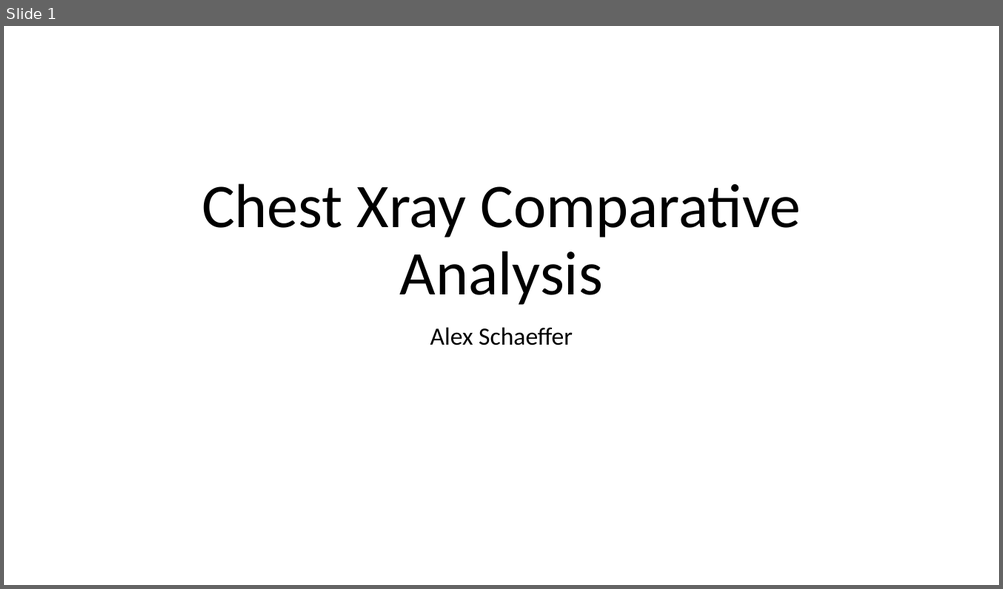
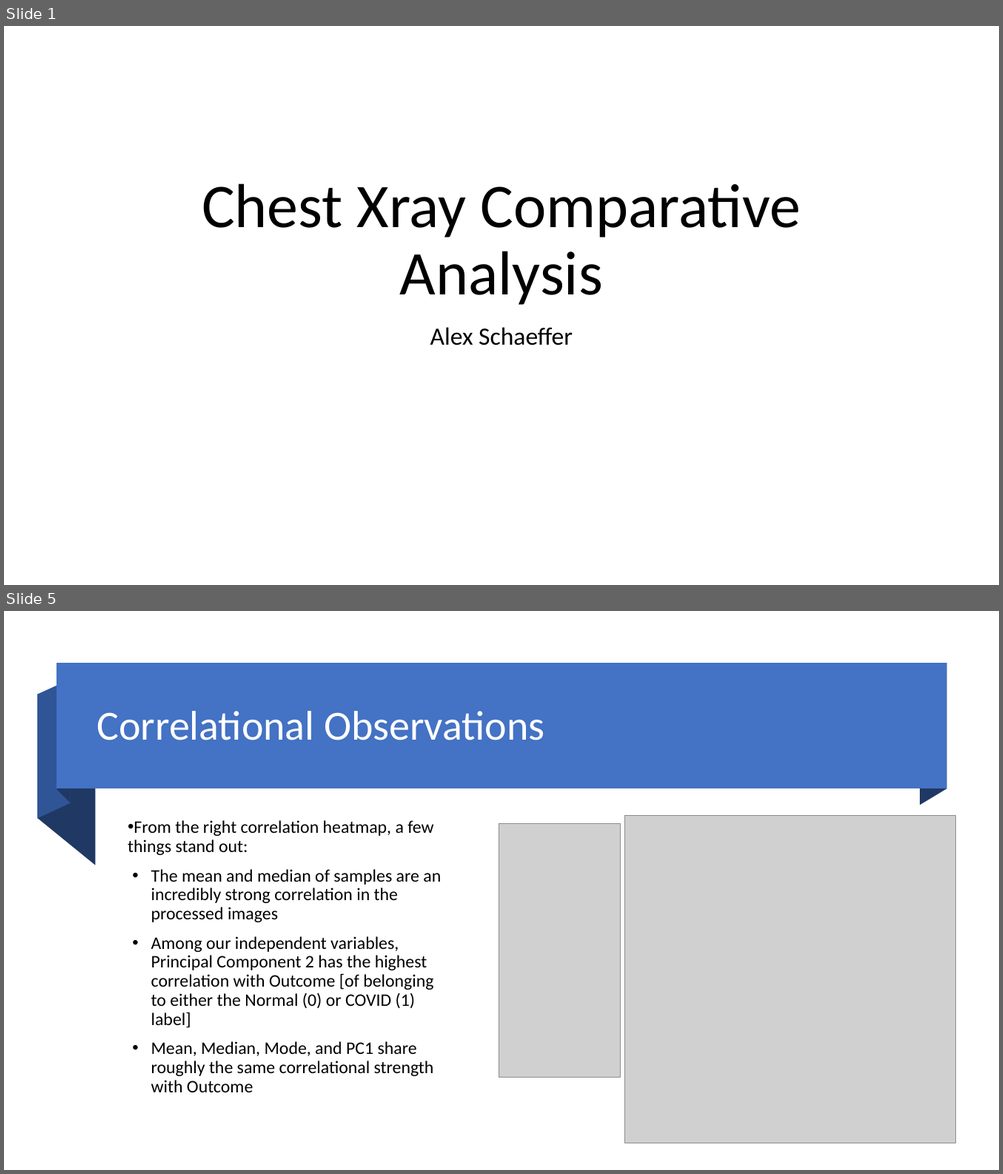
Before and after one commit to AlexSchaefferEdu/GP3, a slide deck: Presentation_Schaeffer.pptx. Shown one above the other, each under a label of ours: slide 1 before the commit, slides 1 and 5 after it; the slides between them are not shown. The pictures are 1003x589 and 1003x1174 pixels, drawn with LibreOffice and Linux fonts; fonts in the diff are those of the drawing; grey boxes stand for pictures. Boxes give left, top, right and bottom in pixels: in the first picture for what was removed or moved away, otherwise in the second. Text is boxed around its words. In the diff, an @@ line names an element or a change of style, - is before the commit and + after.

```diff
--- a/Presentation_Schaeffer.pptx
+++ b/Presentation_Schaeffer.pptx
@@ slide 5 added at [4, 611, 999, 1170], background #FFFFFF @@
@@ group added at [37, 664, 946, 866]: 4 freeform shapes, 1 rectangle @@
@@ title added at [97, 711, 544, 741], 40 pt, text #FFFFFF @@
+Correlational Observations
@@ text added at [128, 820, 441, 1093], 17 pt, text #000000 @@
+• From the right correlation heatmap, a few things stand out:
+• The mean and median of samples are an incredibly strong correlation in the processed images
+• Among our independent variables, Principal Component 2 has the highest correlation with Outcome [of belonging to either the Normal (0) or COVID (1) label]
+• Mean, Median, Mode, and PC1 share roughly the same correlational strength with Outcome
@@ picture added at [499, 824, 621, 1078] @@
@@ picture added at [625, 816, 956, 1144] @@
```
Also in this commit, not shown: 10 other slides added, 1 slide removed, 4 other files.
